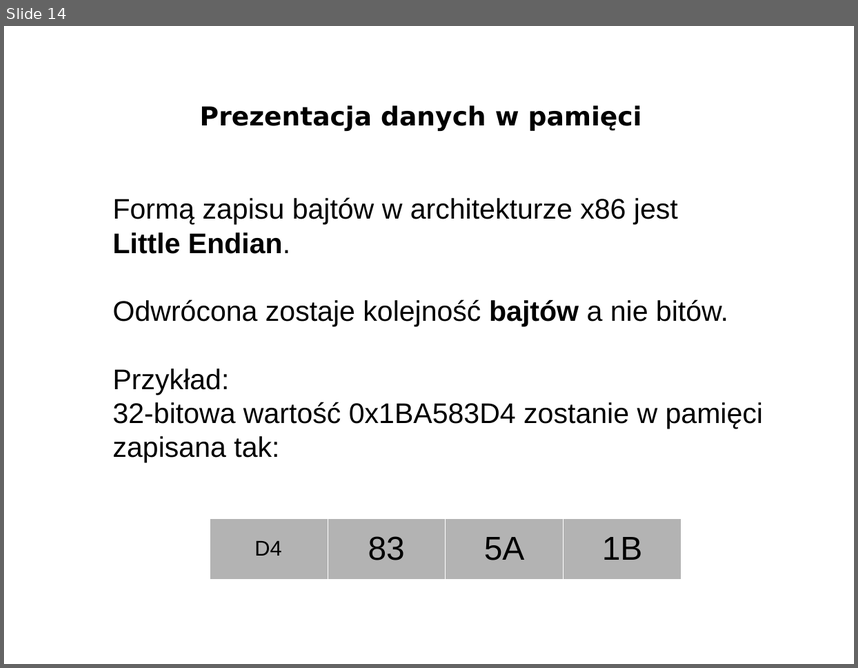
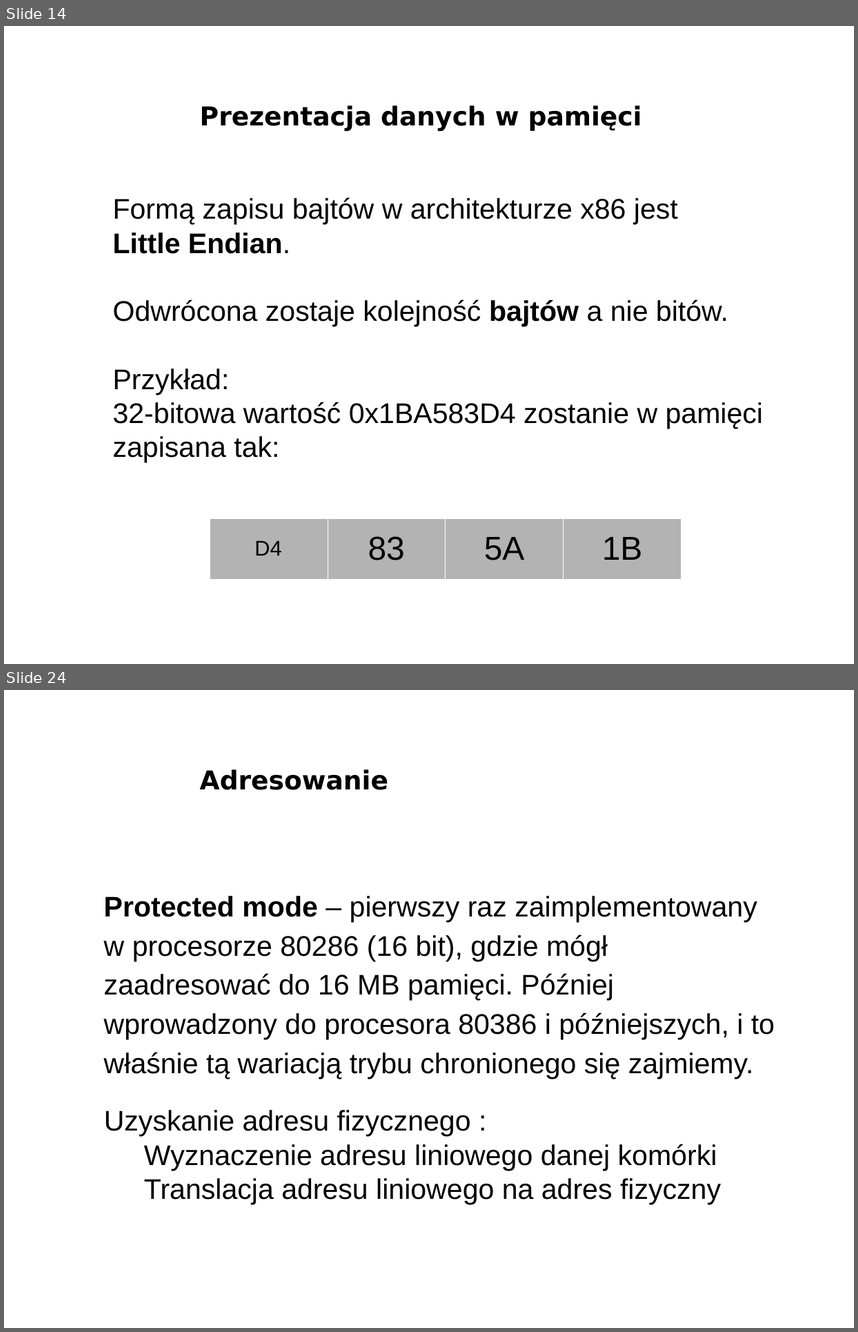
Before and after one commit to bercik/pn_prezentacja, a slide deck: śmieszki_i_inne_zwierzęta/prezentacja.odp. Shown one above the other, each under a label of ours: slide 14 before the commit, slides 14 and 24 after it; the slides between them are not shown. The pictures are 858x668 and 858x1332 pixels, drawn with LibreOffice and Linux fonts; fonts in the diff are those of the drawing; background and template pictures are left out. Boxes give left, top, right and bottom in pixels: in the first picture for what was removed or moved away, otherwise in the second. Text is boxed around its words. In the diff, an @@ line names an element or a change of style, - is before the commit and + after.

Commit message:
adresowanie jest całe

```diff
--- a/śmieszki_i_inne_zwierzęta/prezentacja.odp
+++ b/śmieszki_i_inne_zwierzęta/prezentacja.odp
@@ slide 24 added at box(4, 690, 854, 1328), background picture (left out) @@
@@ title added at box(200, 769, 388, 790), 22 pt, text #000000, bold @@
+Adresowanie
@@ text added at box(104, 896, 775, 1078), 24 pt, text #000000 @@
+Protected mode – pierwszy raz zaimplementowany w procesorze 80286 (16 bit), gdzie mógł zaadresować do 16 MB pamięci. Później wprowadzony do procesora 80386 i późniejszych, i to właśnie tą wariacją trybu chronionego się zajmiemy.
@@ text added at box(104, 1110, 721, 1204), 24 pt, text #000000 @@
+Uzyskanie adresu fizycznego :
+  ● Wyznaczenie adresu liniowego danej komórki
+  ● Translacja adresu liniowego na adres fizyczny
```
Also in this commit, not shown: 14 slides changed, 12 other slides added, 3 slides removed.
